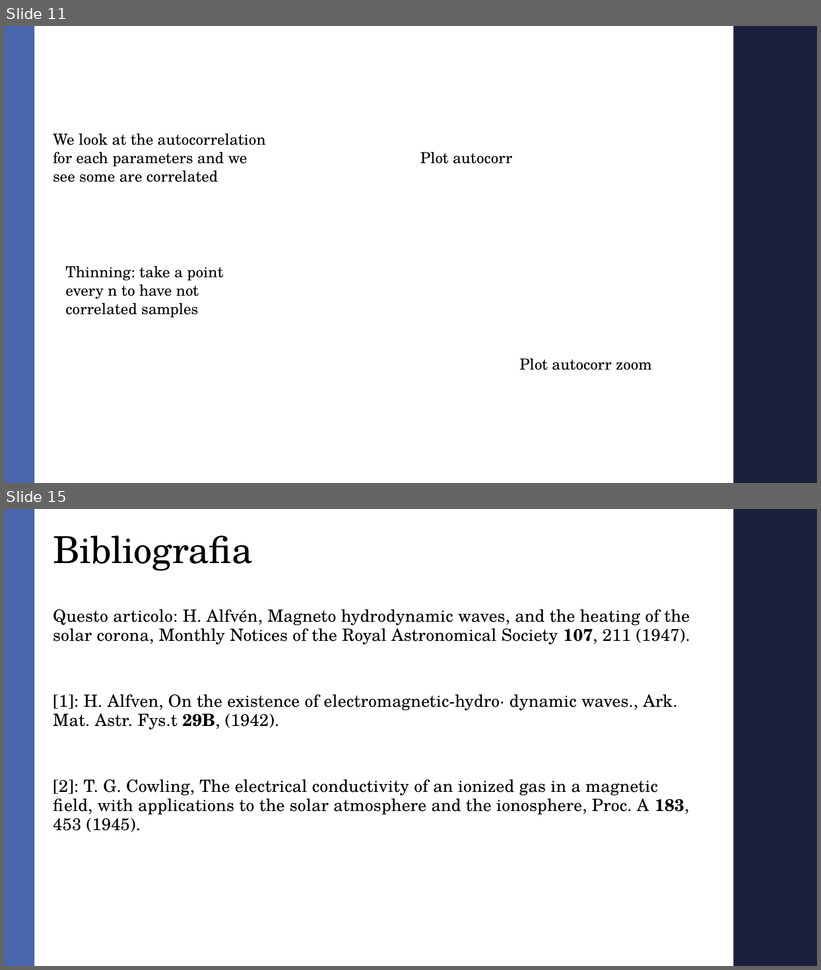
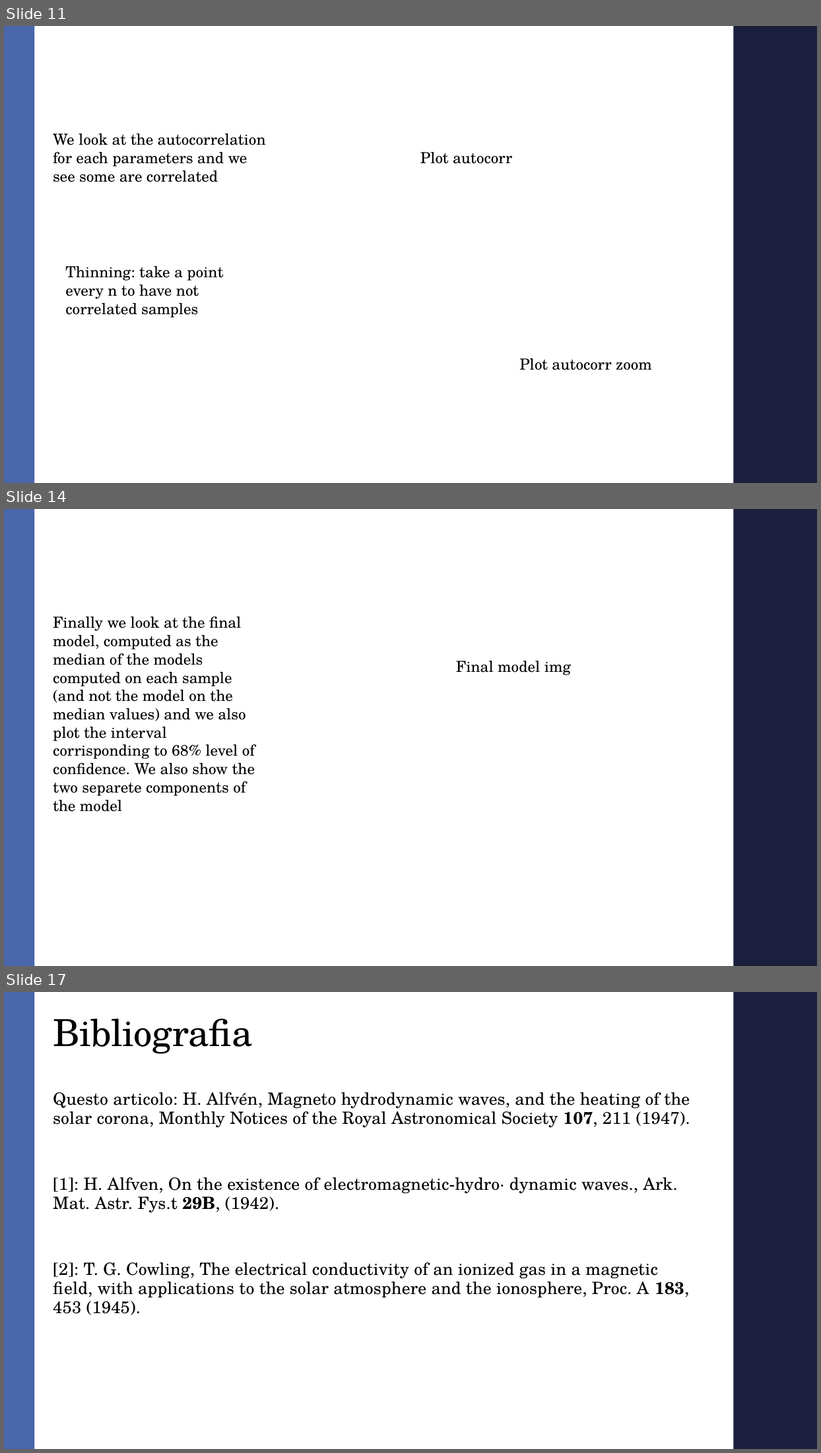
Before and after one commit to AndreaMarcone01/Bayesian_exam, a slide deck: Seminar.pptx. Shown one above the other, each under a label of ours: slides 11 and 15 before the commit, slides 11, 14 and 17 after it; the slides between them are not shown. The pictures are 821x970 and 821x1453 pixels, drawn with LibreOffice and Linux fonts; fonts in the diff are those of the drawing; grey boxes stand for pictures; background and template pictures are left out. Boxes give left, top, right and bottom in pixels: in the first picture for what was removed or moved away, otherwise in the second. Text is boxed around its words. In the diff, an @@ line names an element or a change of style, - is before the commit and + after.

```diff
--- a/Seminar.pptx
+++ b/Seminar.pptx
@@ slide 14 added at box(4, 509, 817, 966), background #FFFFFF; not listed: 2 template elements that a slide beside it also shows @@
@@ text added at box(53, 617, 255, 812), 18 pt, text #000000 @@
+Finally we look at the final model, computed as the median of the models computed on each sample (and not the model on the median values) and we also plot the interval corrisponding to 68% level of confidence. We also show the two separete components of the model
@@ text added at box(456, 661, 571, 675), 18 pt, text #000000 @@
+Final model img
@@ what was slide 15 is now slide 17 @@
```
Also in this commit, not shown: 2 slides changed, 2 other slides added, 1 slide removed, 35 other files.
